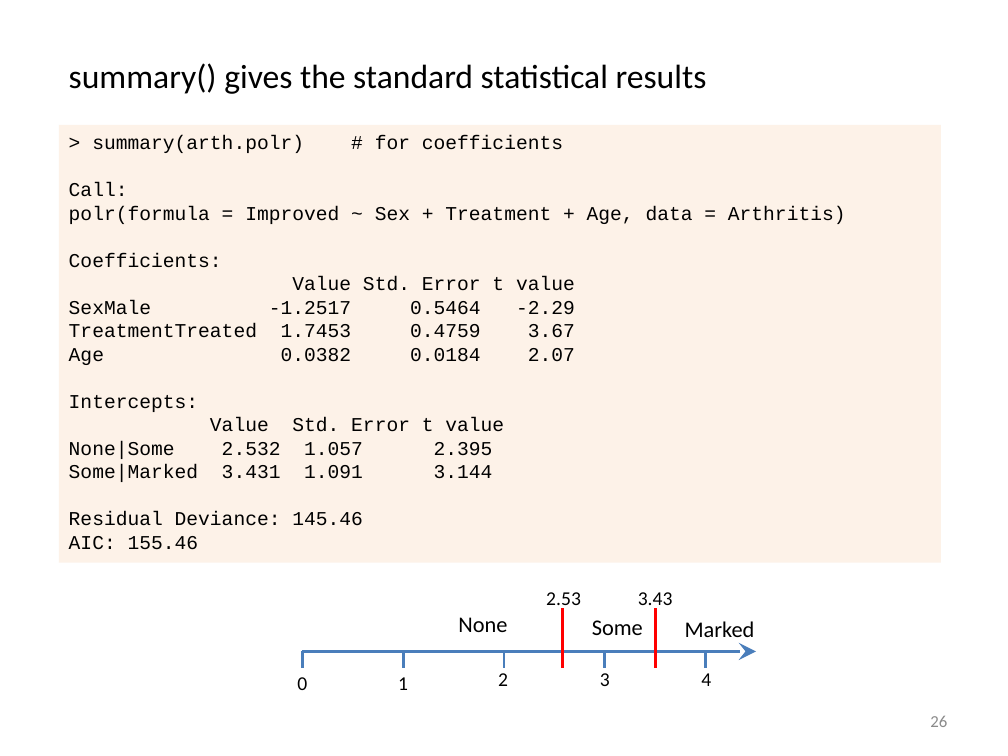
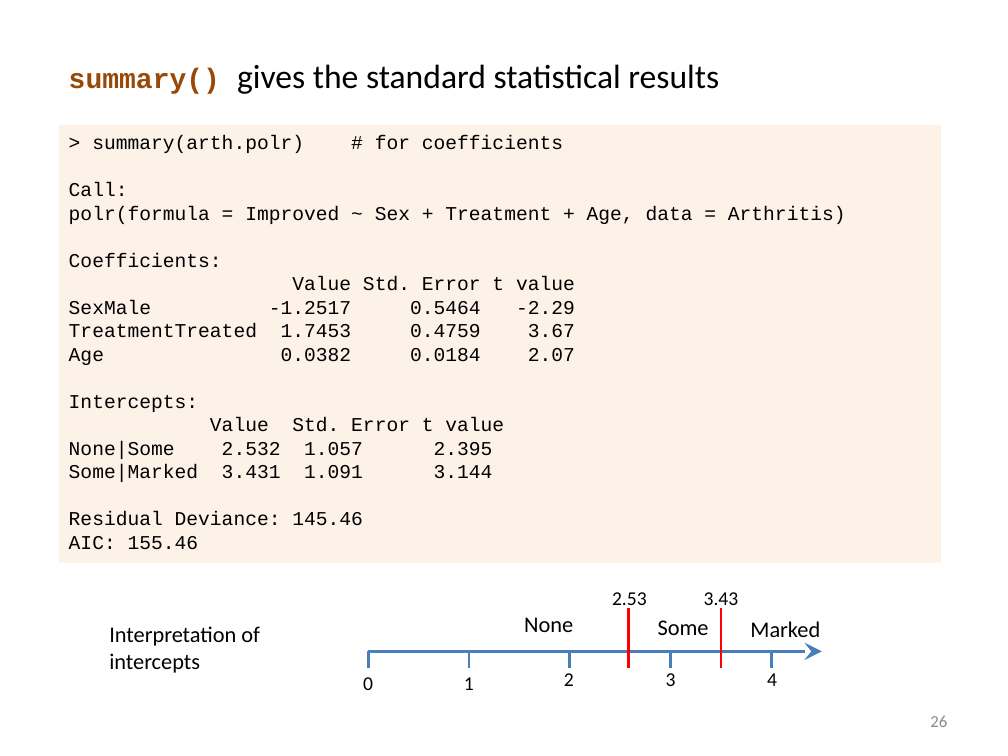
Before and after one commit to friendly/psy6136, a slide deck: slide 26 of lectures/07-logistic2.pptx. Drawn at 1008x756 pixels with LibreOffice and Linux fonts; fonts in the diff are those of the drawing. Boxes give left, top, right and bottom in pixels: in the first picture for what was removed or moved away, otherwise in the second. Text is boxed around its words. In the diff, an @@ line names an element or a change of style, - is before the commit and + after.

```diff
--- a/lectures/07-logistic2.pptx
+++ b/lectures/07-logistic2.pptx
@@ text "summary() gives the standard statistical ..." at box(69, 64, 719, 94): size 24 to 20 pt, font Calibri to Courier New, text colour #000000 to #984807, bold on in "summary()" @@
@@ text added at box(109, 626, 260, 673), 16 pt, text #000000 @@
+Interpretation of intercepts
@@ 10 texts, 7 lines, 1 arrow: place and size @@
-10 texts, 7 lines, 1 arrow at box(297, 592, 756, 690)
+10 texts, 7 lines, 1 arrow at box(363, 592, 822, 690)
```
Also in this commit, not shown: 9 other slides changed, 6 other files.
